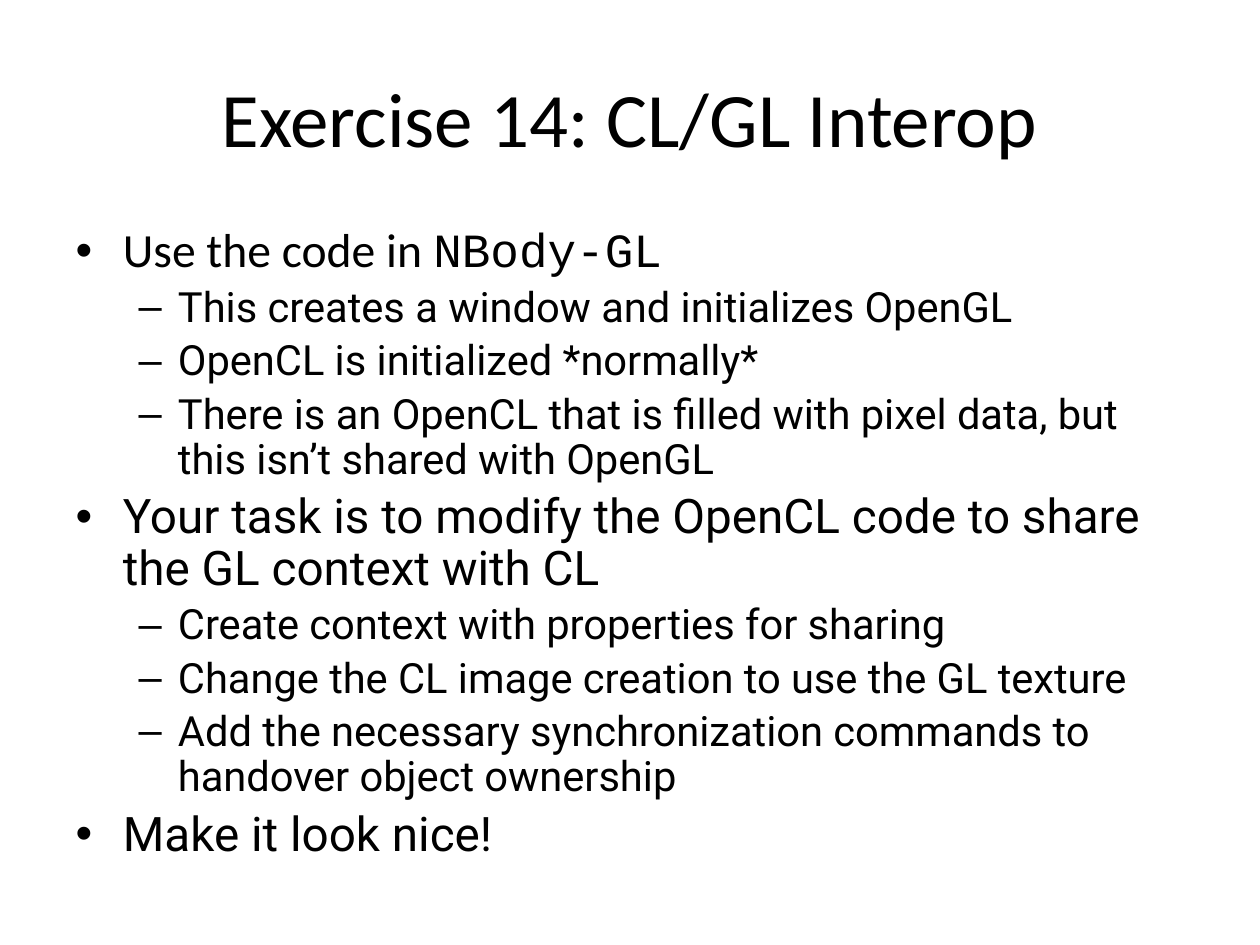
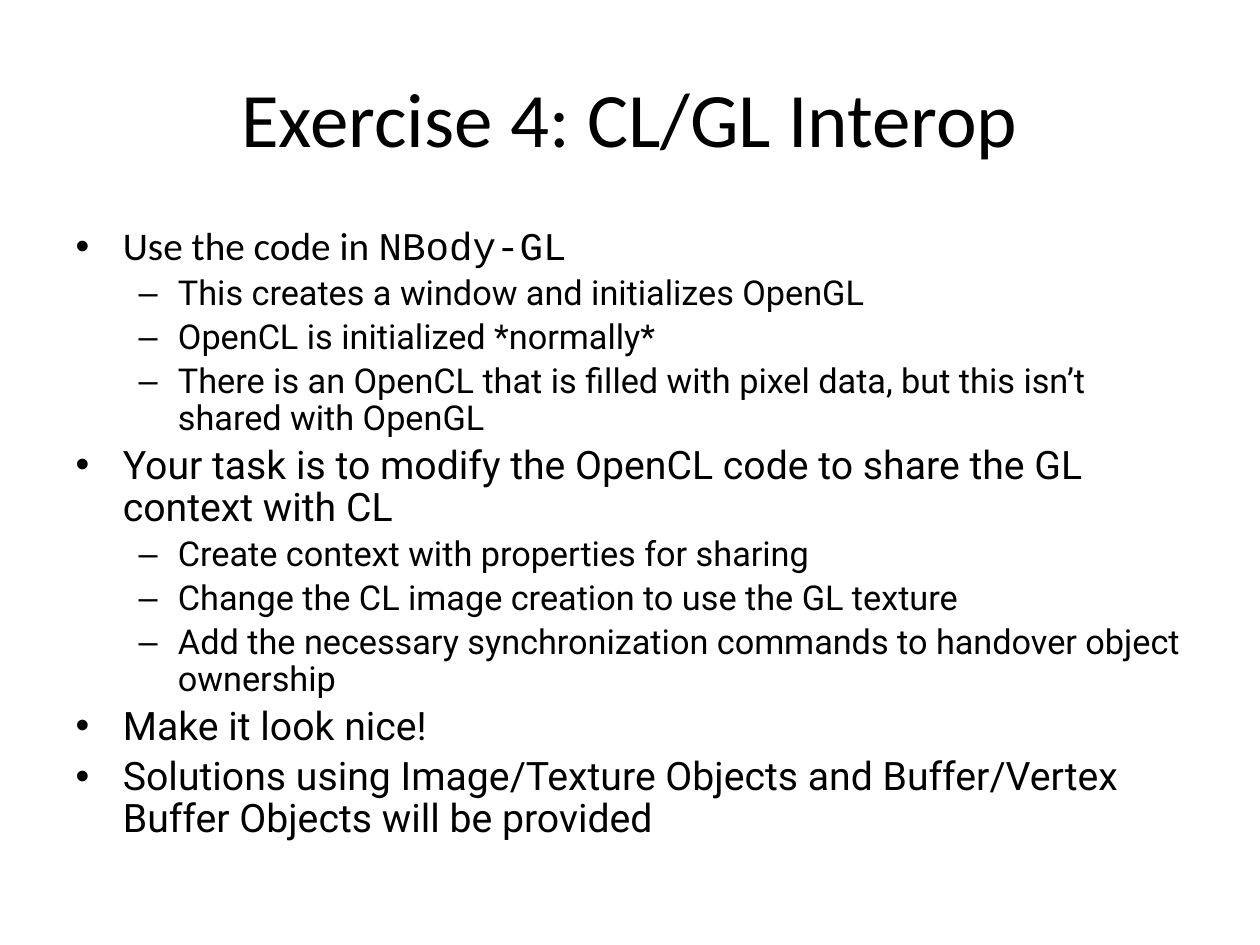
Before and after one commit to UoB-HPC/opencl-training-code, a slide deck: slide 13 of slides/advanced_part4.pptx (slide 12 before the commit). Drawn at 1260x945 pixels with LibreOffice and Linux fonts; fonts in the diff are those of the drawing. Boxes give left, top, right and bottom in pixels: in the first picture for what was removed or moved away, otherwise in the second. Text is boxed around its words. In the diff, an @@ line names an element or a change of style, - is before the commit and + after.

```diff
--- a/slides/advanced_part4.pptx
+++ b/slides/advanced_part4.pptx
@@ title at (241,93,1017,160): text changed @@
-Exercise 14: CL/GL Interop
+Exercise 4: CL/GL Interop
@@ text at (123,232,1179,741): size 27.2 to 22.4 pt in "Use the code in NBody-GL", "Your task is to modify the OpenCL ...", "Make it look nice!"; size 23.8 to 19.6 pt in "This creates a window and initializes OpenGL", "OpenCL is initialized *normally*", "There is an OpenCL that is filled ...", "Create context with properties for sharing" and 2 more places @@
@@ text at (123,760,1118,841): paragraph added @@
+• Solutions using Image/Texture Objects and Buffer/Vertex Buffer Objects will be provided
```
Also in this commit, not shown: 4 other slides changed, 1 slide added.
